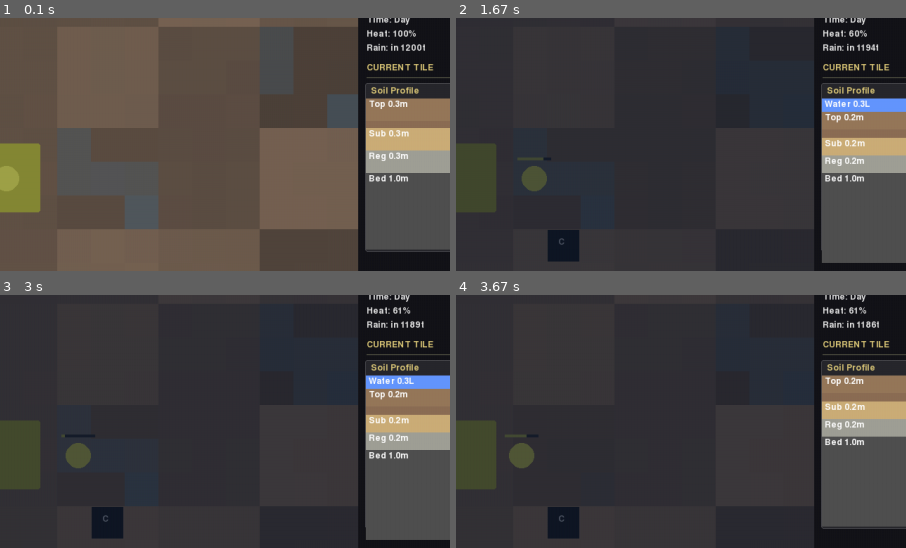
Above: before the commit, frames 1-4 (two rows, left to right).
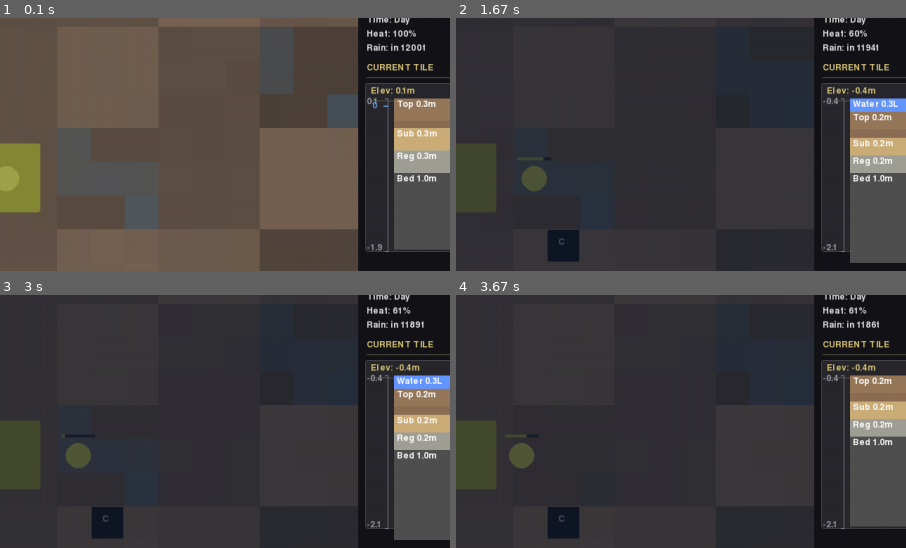
Above: after the commit, the same moments.

Repository: TimPasquini/Kemet
Game: pygame game, started from pygame_runner.py
Same seed, same stepped clock (60 frames per second), same inputs: the game is played once before the commit and once after it.
Inputs (mouse positions are % of the whole screen's width and height, from its top left):
- Up to frame 1 (0.1 s): no input
- Up to frame 2 (1.67 s): hold D 0.33-0.8 s; click (39, 84) at 0.88 s; click (50, 57) at 1.22 s; click (39, 84) at 1.55 s
- Up to frame 3 (3 s): hold W 1.83-2.13 s; tap Space at 1.9, 2.9 s; tap F at 1.98, 2.98 s; click (19, 73) at 2.22 s; right-click (87, 85) at 2.55 s; hold D from 2.83 s (still down)
- Up to frame 4 (3.67 s): tap Space at 3.2, 3.4 s; release D at 3.3 s; hold A from 3.33 s (still down); tap E at 3.48 s
The pictures show only the part of the screen within x 38-88%, y 9-59%; the shares and areas given below are measured in that part.

The runs differ from the first frame. In frame 1, 4.3% of the frame differs, in the area x 81-98%, y 27-93%; in frame 2, 4.8%, in the area x 81-99%, y 27-97%; in frame 3, 4.8%; in frame 4, 4.3%.

Commit message:
feat: Add elevation gauge and fix water distribution consistency
- Add elevation gauge to soil profile showing absolute elevation scale
  with surface, bedrock base, and sea level (0) indicators
- Fix distribute_upward_seepage() to use absolute elevation instead of
  just subsquare offset - water now emerges correctly at lowest points
- Create shared _calculate_elevation_weights() helper for consistent
  elevation-weighted water distribution
- Add layers_can_connect() helper for future layer-aware subsurface flow
- Document elevation model units in config.py (depth units vs meters)

🤖 Generated with [Claude Code](https://claude.com/claude-code)

Co-Authored-By: Claude Opus 4.5 <noreply@anthropic.com>

Diff:
--- a/config.py
+++ b/config.py
@@ -11,6 +11,22 @@
 # =============================================================================
 # UNITS & SCALE
 # =============================================================================
+# ELEVATION MODEL:
+# - All elevation/depth values stored in "depth units"
+# - 1 depth unit = 100mm = 0.1 meters
+# - SEA_LEVEL (0) is the reference point
+# - Typical bedrock_base: -25 to -20 units (2.0-2.5m below sea level)
+#
+# SUBSQUARE MICRO-TERRAIN:
+# - SubSquare.elevation_offset is stored in METERS (not depth units)
+# - Convert to depth units: offset_units = int(elevation_offset * 10)
+# - Typical range: -0.05 to +0.05 meters (-0.5 to +0.5 depth units)
+#
+# ELEVATION HIERARCHY:
+# - Tile surface elevation = bedrock_base + sum(all layer depths)
+# - Subsquare elevation = tile surface + offset_units
+# - Water surface height = subsquare elevation + surface_water amount
+
 DEPTH_UNIT_MM = 100  # 1 depth unit = 100mm (10cm)
 SEA_LEVEL = 0        # Reference elevation
 
--- a/ground.py
+++ b/ground.py
@@ -317,6 +317,34 @@
     # surface_structures: List[Structure] = field(default_factory=list)
 
 
+def layers_can_connect(
+    src_terrain: TerrainColumn,
+    src_layer: SoilLayer,
+    dst_terrain: TerrainColumn,
+    dst_layer: SoilLayer
+) -> bool:
+    """Check if two layers have overlapping elevation ranges for horizontal flow.
+
+    For water to flow horizontally between two tiles at a given layer,
+    the layer elevation ranges must overlap. A bedrock ridge higher than
+    a neighbor's regolith top would block flow at that layer.
+
+    Args:
+        src_terrain: Source tile's terrain column
+        src_layer: Layer in source tile
+        dst_terrain: Destination tile's terrain column
+        dst_layer: Layer in destination tile
+
+    Returns:
+        True if layers can exchange water horizontally
+    """
+    src_bot, src_top = src_terrain.get_layer_elevation_range(src_layer)
+    dst_bot, dst_top = dst_terrain.get_layer_elevation_range(dst_layer)
+
+    # Ranges overlap if: src_bottom < dst_top AND dst_bottom < src_top
+    return src_bot < dst_top and dst_bot < src_top
+
+
 def create_default_terrain(bedrock_base: int, total_soil_depth: int) -> TerrainColumn:
     """
     Helper to create a simple terrain column with default layer distribution.
--- a/render/hud.py
+++ b/render/hud.py
@@ -122,6 +122,7 @@
 
     Shows terrain from the sub-square's override if present, otherwise from tile.
     Also shows sub-square-specific data like surface water and elevation offset.
+    Includes an elevation gauge on the left showing depth relative to sea level.
     """
     from subgrid import get_subsquare_terrain
     x, y = pos
@@ -129,11 +130,25 @@
     terrain = get_subsquare_terrain(subsquare, tile.terrain)
     water = tile.water
 
-    # Draw header and border
+    # Calculate elevations for the gauge
+    surface_elev = terrain.get_surface_elevation()
+    bedrock_base = terrain.bedrock_base
+    # Add subsquare offset (convert from meters to depth units)
+    surface_elev_with_offset = surface_elev + int(subsquare.elevation_offset * 10)
+
+    # Layout: gauge on left (40px), soil profile on right
+    gauge_width = 40
+    profile_x = x + gauge_width
+    profile_width = width - gauge_width
+
+    # Draw header and border (full width)
     header_y = y - 22
     pygame.draw.rect(screen, (40, 40, 45), (x, header_y, width, height + 22), 0, border_radius=3)
     pygame.draw.rect(screen, (80, 80, 85), (x, header_y, width, height + 22), 1, border_radius=3)
-    draw_section_header(screen, font, "Soil Profile", (x + 8, header_y + 5), width=width - 16)
+
+    # Header shows surface elevation
+    header_text = f"Elev: {units_to_meters(surface_elev_with_offset):.1f}m"
+    draw_section_header(screen, font, header_text, (x + 8, header_y + 5), width=width - 16)
 
     total_depth = terrain.get_total_soil_depth() + terrain.bedrock_depth
     if total_depth == 0:
@@ -141,6 +156,32 @@
 
     scale = height / total_depth
     current_y = y
+
+    # Draw elevation gauge on the left
+    gauge_x = x + 2
+    gauge_line_x = x + gauge_width - 8
+
+    # Calculate elevation range for gauge
+    elev_top = surface_elev_with_offset
+    elev_bottom = bedrock_base
+
+    # Draw gauge line
+    pygame.draw.line(screen, (120, 120, 130), (gauge_line_x, y), (gauge_line_x, y + height), 1)
+
+    # Draw tick marks and labels at key elevations
+    # Top tick (surface)
+    pygame.draw.line(screen, (150, 150, 160), (gauge_line_x - 4, y), (gauge_line_x, y), 1)
+    draw_text(screen, font, f"{units_to_meters(elev_top):.1f}", (gauge_x, y - 2), color=(150, 150, 160))
+
+    # Bottom tick (bedrock base)
+    pygame.draw.line(screen, (150, 150, 160), (gauge_line_x - 4, y + height - 1), (gauge_line_x, y + height - 1), 1)
+    draw_text(screen, font, f"{units_to_meters(elev_bottom):.1f}", (gauge_x, y + height - 12), color=(150, 150, 160))
+
+    # Sea level indicator if in range
+    if elev_bottom < 0 < elev_top:
+        sea_level_y = y + int((elev_top - 0) / (elev_top - elev_bottom) * height)
+        pygame.draw.line(screen, (100, 150, 200), (gauge_line_x - 6, sea_level_y), (gauge_line_x, sea_level_y), 2)
+        draw_text(screen, font, "0", (gauge_x + 8, sea_level_y - 6), color=(100, 150, 200))
 
     def draw_layer(soil_layer: SoilLayer, label: str):
         nonlocal current_y
@@ -154,7 +195,7 @@
 
         props = MATERIAL_LIBRARY.get(terrain.get_layer_material(soil_layer))
         color = props.display_color if props else (150, 150, 150)
-        layer_rect = pygame.Rect(x + 1, current_y, width - 2, layer_height)
+        layer_rect = pygame.Rect(profile_x + 1, current_y, profile_width - 2, layer_height)
         pygame.draw.rect(screen, color, layer_rect)
 
         # Draw water fill overlay
@@ -164,14 +205,14 @@
             fill_pct = min(100, (water_in_layer * 100) // max_storage)
             water_height = (layer_height * fill_pct) // 100
             if water_height > 0:
-                water_rect = pygame.Rect(x + 1, current_y + layer_height - water_height, width - 2, water_height)
+                water_rect = pygame.Rect(profile_x + 1, current_y + layer_height - water_height, profile_width - 2, water_height)
                 water_surf = pygame.Surface((water_rect.width, water_rect.height), pygame.SRCALPHA)
                 water_surf.fill((100, 150, 255, 100))
                 screen.blit(water_surf, water_rect.topleft)
 
         # Draw label if layer is tall enough
         if layer_height >= 16:
-            draw_text(screen, font, f"{label[:3]} {units_to_meters(depth):.1f}m", (x + 5, current_y + 2), color=(255, 255, 255))
+            draw_text(screen, font, f"{label[:3]} {units_to_meters(depth):.1f}m", (profile_x + 5, current_y + 2), color=(255, 255, 255))
 
         current_y += layer_height
 
@@ -180,10 +221,10 @@
     if surface_water > 0:
         surf_height = min(30, int(surface_water * scale * 0.5))
         if surf_height > 0:
-            surf_rect = pygame.Rect(x + 1, current_y, width - 2, surf_height)
+            surf_rect = pygame.Rect(profile_x + 1, current_y, profile_width - 2, surf_height)
             pygame.draw.rect(screen, (100, 150, 255), surf_rect)
             if surf_height >= 16:
-                draw_text(screen, font, f"Water {surface_water / 10:.1f}L", (x + 5, current_y + 2), color=(255, 255, 255))
+                draw_text(screen, font, f"Water {surface_water / 10:.1f}L", (profile_x + 5, current_y + 2), color=(255, 255, 255))
             current_y += surf_height
 
     # Iterate from top (Organics) to bottom (Bedrock)
--- a/simulation/surface.py
+++ b/simulation/surface.py
@@ -253,6 +253,33 @@
     return to_remove - remaining
 
 
+def _calculate_elevation_weights(tile: "Tile") -> Tuple[List[Tuple[int, int, float]], float]:
+    """Calculate inverse elevation weights for water distribution.
+
+    Uses ABSOLUTE elevation (tile base + subsquare offset) for consistency.
+    Lower elevation = higher weight = receives more water.
+
+    Args:
+        tile: Tile to calculate weights for
+
+    Returns:
+        Tuple of (list of (local_x, local_y, weight), total_weight)
+    """
+    weights: List[Tuple[int, int, float]] = []
+    total_weight = 0.0
+
+    for lx in range(SUBGRID_SIZE):
+        for ly in range(SUBGRID_SIZE):
+            abs_elev = get_subsquare_elevation(tile, lx, ly)
+            # Inverse weight with offset to prevent division issues
+            # +100 ensures positive values even for negative elevations
+            weight = 1.0 / (abs_elev + 100.0)
+            weights.append((lx, ly, weight))
+            total_weight += weight
+
+    return weights, total_weight
+
+
 def set_tile_surface_water(tile: "Tile", amount: int) -> None:
     """Distribute water amount across tile's sub-squares by elevation.
 
@@ -262,24 +289,15 @@
         tile: Tile to distribute water to
         amount: Total water amount to distribute
     """
+    # Clear existing water first
+    for row in tile.subgrid:
+        for subsquare in row:
+            subsquare.surface_water = 0
+
     if amount <= 0:
-        # Clear all water
-        for row in tile.subgrid:
-            for subsquare in row:
-                subsquare.surface_water = 0
         return
 
-    # Calculate inverse elevation weights (lower = higher weight)
-    weights: List[Tuple[int, int, float]] = []
-    total_weight = 0.0
-
-    for lx in range(SUBGRID_SIZE):
-        for ly in range(SUBGRID_SIZE):
-            elev = get_subsquare_elevation(tile, lx, ly)
-            # Inverse weight - add small offset to avoid division by zero
-            weight = 1.0 / (elev + 100.0)
-            weights.append((lx, ly, weight))
-            total_weight += weight
+    weights, total_weight = _calculate_elevation_weights(tile)
 
     # Distribute proportionally
     distributed = 0
@@ -297,8 +315,10 @@
 def distribute_upward_seepage(tile: "Tile", water_amount: int) -> None:
     """Distribute water seeping up from subsurface to sub-squares.
 
-    Water emerges weighted by inverse elevation - lowest sub-squares
+    Water emerges weighted by inverse ABSOLUTE elevation - lowest sub-squares
     receive the most water (natural spring behavior).
+
+    Uses the same elevation weighting as set_tile_surface_water() for consistency.
 
     Args:
         tile: Tile receiving upward seepage
@@ -307,19 +327,7 @@
     if water_amount <= 0:
         return
 
-    # Calculate weights based on inverse elevation
-    weights: List[Tuple[int, int, float]] = []
-    total_weight = 0.0
-
-    for lx in range(SUBGRID_SIZE):
-        for ly in range(SUBGRID_SIZE):
-            offset = tile.subgrid[lx][ly].elevation_offset
-            # Lower elevation = higher weight
-            # Use 1.0 / (offset + 0.1) to give lowest spots most water
-            # but still give some to higher spots
-            weight = 1.0 / (offset + 0.15)
-            weights.append((lx, ly, weight))
-            total_weight += weight
+    weights, total_weight = _calculate_elevation_weights(tile)
 
     # Distribute water and check thresholds
     distributed = 0
